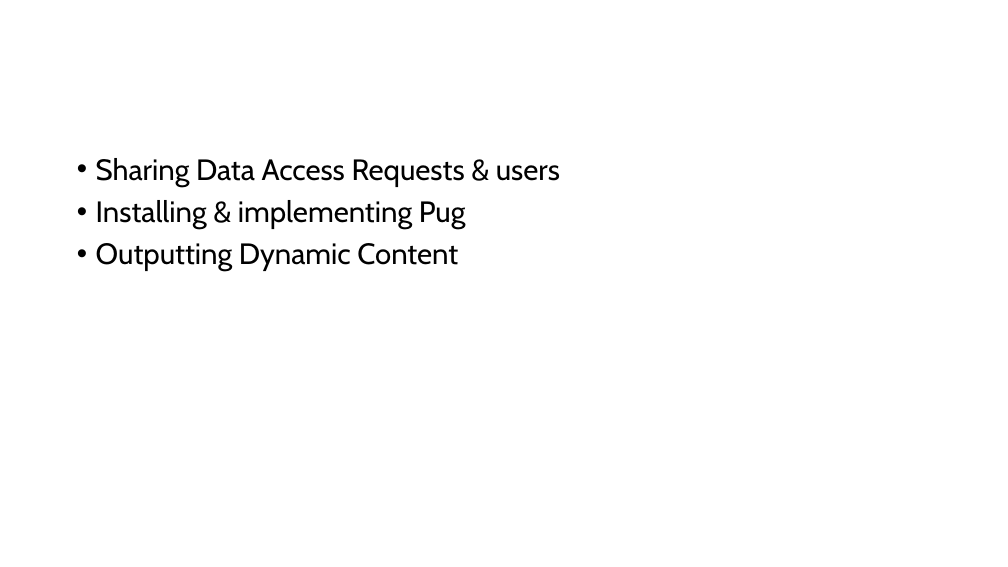
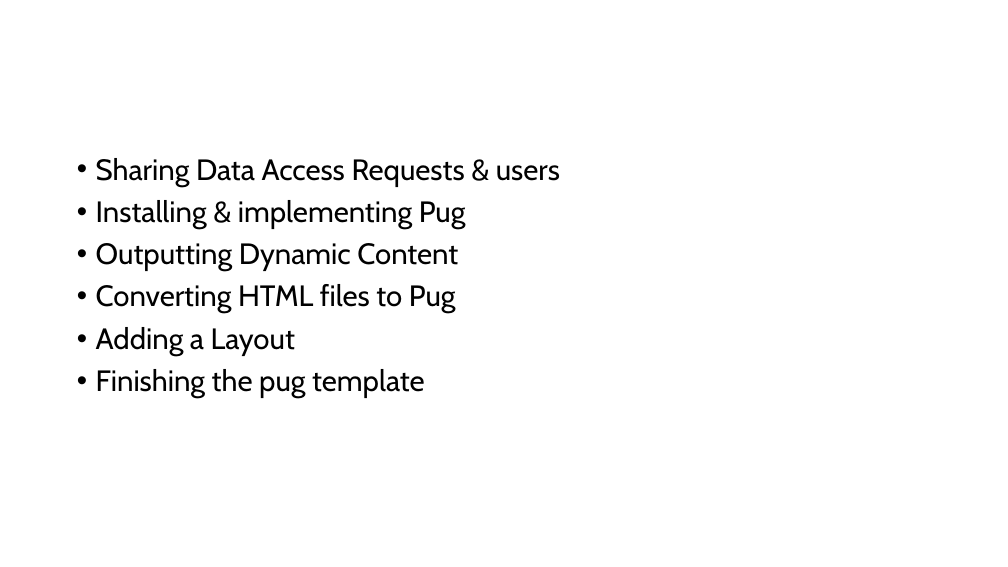
Before and after one commit to PiyushChaturvedii/Batch06, a slide deck: slide 25 of Node/node.pptx. Drawn at 1008x567 pixels with LibreOffice and Linux fonts; fonts in the diff are those of the drawing. Boxes give left, top, right and bottom in pixels: in the first picture for what was removed or moved away, otherwise in the second. Text is boxed around its words. In the diff, an @@ line names an element or a change of style, - is before the commit and + after.

Commit message:
layout

```diff
--- a/Node/node.pptx
+++ b/Node/node.pptx
@@ text at (96,284,456,398): paragraphs added @@
+• Converting HTML files to Pug
+• Adding a Layout
+• Finishing the pug template
```
Also in this commit, not shown: 22 other files.
